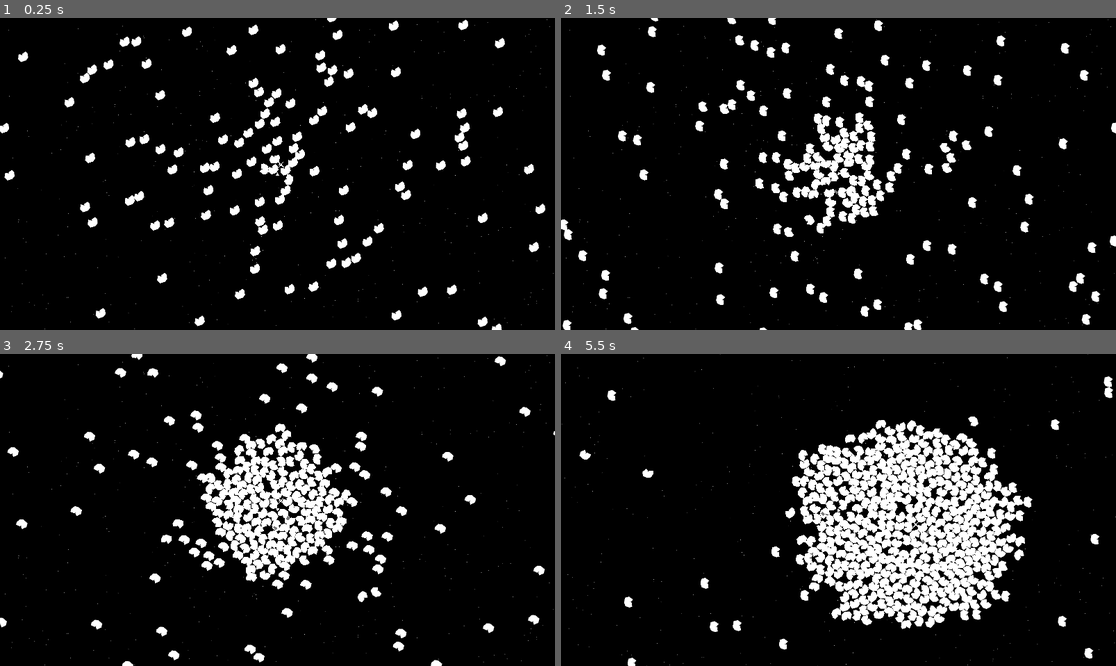
Above: before the commit, frames 1-4 (two rows, left to right).
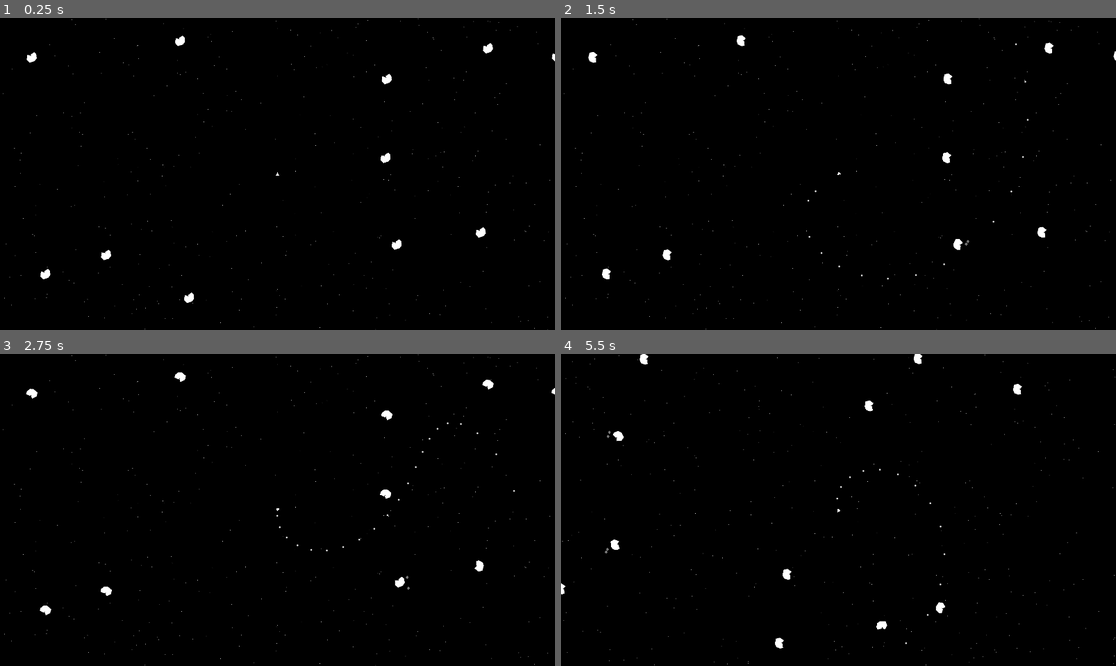
Above: after the commit, the same moments.

Repository: IQpierce/owl
Game: Godot game, scene res://scenes/big_wrapping_area.tscn
Two runs of this game, one before a commit and one after it. Both use one fixed random seed, a clock stepped at 60 frames per second and the inputs below.
Inputs:
- Up to frame 1 (0.25 s): no input
- Up to frame 2 (1.5 s): hold Right (turn_right) 0.53-1.28 s; hold Space (shoot) 0.53-1.28 s; hold Left (turn_left) from 1.28 s (still down); tap Space (shoot) at 1.35 s
- Up to frame 3 (2.75 s): release Left (turn_left) at 2.03 s; hold Right (turn_right) from 2.03 s (still down); hold Space (shoot) from 2.03 s (still down)
- Up to frame 4 (5.5 s): release Right (turn_right) at 2.78 s; release Space (shoot) at 2.78 s; hold Up (thrust) 2.78-3.53 s; tap Space (shoot) at 2.85, 4.35 s; hold Space (shoot) 3.53-4.28 s; hold Left (turn_left) from 3.53 s (still down); hold Space (shoot) from 5.03 s (still down)

The runs differ from the first frame. In frame 1, 5.6% of the frame differs, in the area x 0-100%, y 0-100%; in frame 2, 7.2%; in frame 3, 9.9%; in frame 4, 18%.

Commit message:
removed srpnows. made pickups schlorpable.

Diff:
--- a/packedscenes/pickup.tscn
+++ b/packedscenes/pickup.tscn
@@ -11,10 +11,9 @@
 collision_mask = 18
 mass = 0.1
 lock_rotation = true
-freeze = true
 freeze_mode = 1
-linear_damp_mode = 1
-angular_damp_mode = 1
+continuous_cd = 2
+linear_damp = 5.0
 script = ExtResource("1_qsy5d")
 
 [node name="Polygon2D" type="Polygon2D" parent="."]
--- a/packedscenes/player.tscn
+++ b/packedscenes/player.tscn
@@ -1,11 +1,16 @@
-[gd_scene load_steps=5 format=3 uid="uid://jymuym62nmct"]
+[gd_scene load_steps=7 format=3 uid="uid://jymuym62nmct"]
 
 [ext_resource type="PackedScene" uid="uid://dvs73k0tkjij4" path="res://packedscenes/creature.tscn" id="1_5vrjf"]
 [ext_resource type="Script" path="res://scripts/Player.gd" id="2_7yjal"]
 [ext_resource type="PackedScene" uid="uid://cnn2uxqrtmn78" path="res://packedscenes/bullet.tscn" id="3_0fbu5"]
 [ext_resource type="Script" path="res://scripts/Gun.gd" id="3_r8khv"]
+[ext_resource type="Script" path="res://scripts/PlayerPickupVacuum.gd" id="5_iboy3"]
+
+[sub_resource type="CircleShape2D" id="CircleShape2D_ntkiv"]
+radius = 64.0
 
 [node name="Player" instance=ExtResource("1_5vrjf")]
+position = Vector2(0, 0)
 script = ExtResource("2_7yjal")
 thrust_speed = 750.0
 turn_speed = 30.0
@@ -22,9 +27,23 @@
 script = ExtResource("3_r8khv")
 shot_proto = ExtResource("3_0fbu5")
 shot_force = 1200.0
-cooldown_duration_secs = 0.225
+cooldown_duration_secs = 0.023
 inherit_velocity = NodePath("..")
 shot_parent = NodePath("..")
 
+[node name="PickupVacuum" type="Area2D" parent="." index="4"]
+collision_mask = 16
+gravity_space_override = 4
+gravity_point = true
+gravity_point_unit_distance = 128.0
+gravity_point_center = Vector2(0, 0)
+gravity_direction = Vector2(0, 0)
+gravity = 512.0
+script = ExtResource("5_iboy3")
+
+[node name="VacuumCollisionShape" type="CollisionShape2D" parent="PickupVacuum" index="0"]
+shape = SubResource("CircleShape2D_ntkiv")
+
 [connection signal="shot_fired" from="." to="Gun" method="shoot"]
 [connection signal="thrusting_state_change" from="." to="ThrustTriangle" method="set_visible"]
+[connection signal="body_entered" from="PickupVacuum" to="PickupVacuum" method="_on_body_entered"]
--- a/packedscenes/tiny_sun.tscn
+++ b/packedscenes/tiny_sun.tscn
@@ -4,8 +4,8 @@
 
 [sub_resource type="CircleShape2D" id="CircleShape2D_e5cdc"]
 
-[sub_resource type="RectangleShape2D" id="RectangleShape2D_3d2bo"]
-size = Vector2(963.5, 543.5)
+[sub_resource type="CircleShape2D" id="CircleShape2D_0jcqu"]
+radius = 256.0
 
 [node name="TinySun" type="StaticBody2D"]
 
@@ -38,7 +38,7 @@
 
 [node name="CollisionShape2D" type="CollisionShape2D" parent="GravityWell"]
 position = Vector2(960.5, 539.5)
-shape = SubResource("RectangleShape2D_3d2bo")
+shape = SubResource("CircleShape2D_0jcqu")
 
 [connection signal="timeout" from="Area/Visuals/Flicker" to="Area/Visuals/Flicker" method="toggle_value"]
 [connection signal="toggle_value_changed" from="Area/Visuals/Flicker" to="Area/Visuals" method="set_visible"]
--- a/scenes/big_wrapping_area.tscn
+++ b/scenes/big_wrapping_area.tscn
@@ -76,7 +76,7 @@
 shape = SubResource("WorldBoundaryShape2D_ed0ja")
 
 [node name="Player" parent="." instance=ExtResource("3_e3nbw")]
-position = Vector2(9600, 5400)
+position = Vector2(9600, 2568)
 
 [node name="Camera2D" type="Camera2D" parent="Player"]
 process_callback = 0
--- /dev/null
+++ b/scripts/PlayerPickupVacuum.gd
@@ -0,0 +1,10 @@
+extends Area2D
+
+class_name PlayerPickupVacuum
+
+
+func _on_body_entered(body:RigidBody2D):
+	# pickups that have "fallen asleep" won't be affected by our gravity well...
+	# wake them up!
+	body.sleeping = false
+	body.freeze = false
--- a/scripts/WrappingWall.gd
+++ b/scripts/WrappingWall.gd
@@ -1,9 +1,4 @@
 extends Area2D
-
-#var speed = 400
-#var angular_speed = PI
-# srpnow
-#func _process(delta):
 
 @export var teleport_translation := Vector2(0,0)
 
--- a/scripts/util/SpawnRandomField.gd
+++ b/scripts/util/SpawnRandomField.gd
@@ -13,8 +13,7 @@
 		else:
 			var circle_shape:CircleShape2D = shape as CircleShape2D
 			if circle_shape:
-				var srpnow:Vector2 = Randomness.random_inside_unit_circle() * randf_range(0, circle_shape.radius)
-				proto_instance.position = srpnow
+				proto_instance.position = Randomness.random_inside_unit_circle() * randf_range(0, circle_shape.radius)
 			else:
 				printerr("ERROR: Unsupported shape type: " + proto_instance.to_string())
 
